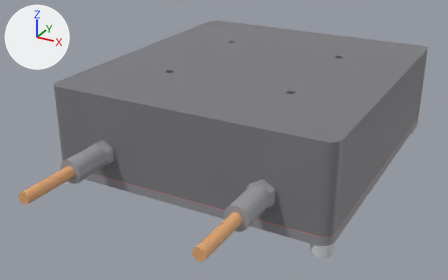
A saved change to the glTF model models/v8.glb.
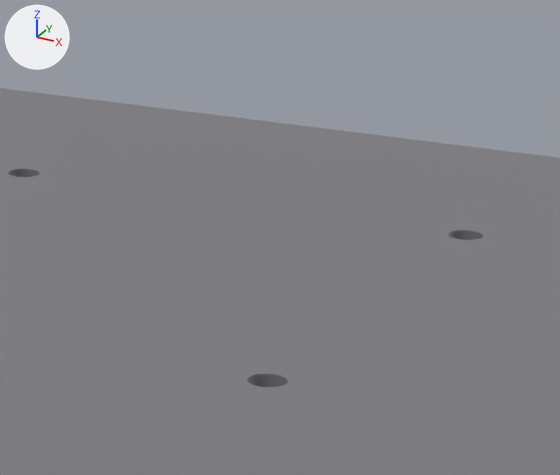
Old and new are each drawn whole from a camera (50 mm lens) standing at (98.9, -206.3, 85.1) and looking at (-5.9, -15.8, -10.1) and again close up on the part from 50% to 81% of the width and 0% to 41% of the height. Arrows for +X, +Y and +Z are at upper left; the lights stay in place. The first two pictures are the older version. Vertices at exactly the same position are counted once.

Objects in the first close-up: 'p000'.
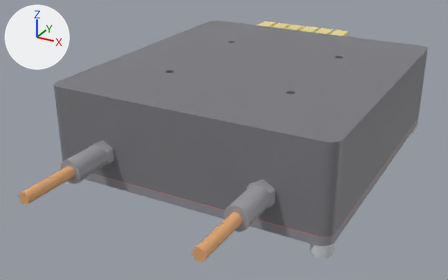
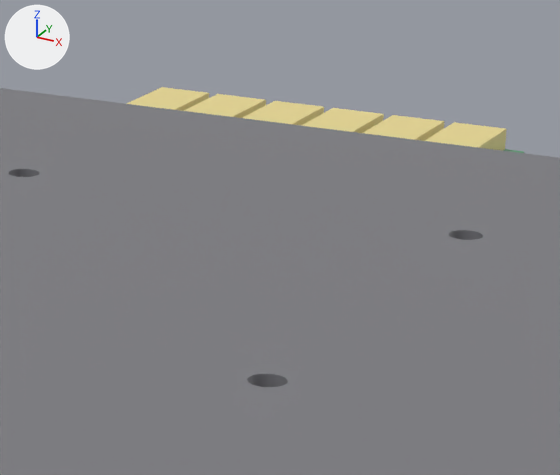
Location of each change, [x1, y1, x2, y2] in pixels of the close-ups (560 x 475 px):
'p007', reshaped (not visible before)
    after: [425, 122, 507, 151]
'p006', reshaped (not visible before)
    after: [363, 115, 445, 141]
'p005', reshaped (not visible before)
    after: [301, 108, 384, 133]
'p004', reshaped (not visible before)
    after: [242, 101, 324, 125]
'p003', reshaped (not visible before)
    after: [184, 94, 266, 118]
'p002', reshaped (not visible before)
    after: [126, 87, 209, 111]

Diff of the bpy script that builds the scene:
```diff
--- a/models/v8.glb.py
+++ b/models/v8.glb.py
@@ me_p002 @@
 # used by ob_p002; location = (0.0, 0.0, 0.0)
-me_p002.from_pydata(...)  # 2333 vertices, 4690 faces; spans x -15.4..15.4, y -15.4..15.4, z 0.1..10.0
+me_p002.from_pydata(...)  # 16 vertices, 24 faces; spans x -33.2..-26.8, y 64.3..77.0, z 7.6..14.0
+# me_p002 part 1: 16 vertices added at x -33.2..-26.8, y 64.3..77.0, z 7.6..14.0
+# other edits to the shape of me_p002 do not show in these pictures
 me_p002.materials.append(mat_defaultmaterial_002)
@@ me_p003 @@
 # used by ob_p003; location = (0.0, 0.0, 0.0)
-me_p003.from_pydata(...)  # 8 vertices, 12 faces; spans x -12.5..12.5, y -12.5..12.5, z 0.5..0.8
+me_p003.from_pydata(...)  # 16 vertices, 24 faces; spans x -25.7..-19.3, y 64.3..77.0, z 7.6..14.0
+# me_p003 part 2: 16 vertices added at x -25.7..-19.3, y 64.3..77.0, z 7.6..14.0
+# other edits to the shape of me_p003 do not show in these pictures
 me_p003.materials.append(mat_defaultmaterial_003)
@@ me_p004 @@
 # used by ob_p004; location = (0.0, 0.0, 0.0)
-me_p004.from_pydata(...)  # 102 vertices, 200 faces; spans x 5.65..7.25, y -7.25..-5.65, z 0.48..0.5
+me_p004.from_pydata(...)  # 16 vertices, 24 faces; spans x -18.17..-11.82, y 64.3..77.0, z 7.6..14.0
+# me_p004 part 3: 16 vertices added at x -18.17..-11.82, y 64.3..77.0, z 7.6..14.0
+# other edits to the shape of me_p004 do not show in these pictures
 me_p004.materials.append(mat_defaultmaterial_004)
@@ me_p005 @@
 # used by ob_p005; location = (0.0, 0.0, 0.0)
-me_p005.from_pydata(...)  # 102 vertices, 200 faces; spans x 5.65..7.25, y 5.65..7.25, z 0.48..0.5
+me_p005.from_pydata(...)  # 16 vertices, 24 faces; spans x -10.68..-4.32, y 64.3..77.0, z 7.6..14.0
+# me_p005 part 4: 16 vertices added at x -10.68..-4.32, y 64.3..77.0, z 7.6..14.0
+# other edits to the shape of me_p005 do not show in these pictures
 me_p005.materials.append(mat_defaultmaterial_005)
@@ me_p006 @@
 # used by ob_p006; location = (0.0, 0.0, 0.0)
-me_p006.from_pydata(...)  # 102 vertices, 200 faces; spans x -7.25..-5.65, y -7.25..-5.65, z 0.48..0.5
+me_p006.from_pydata(...)  # 16 vertices, 24 faces; spans x -3.17..3.17, y 64.3..77.0, z 7.6..14.0
+# me_p006 part 5: 16 vertices added at x -3.17..3.17, y 64.3..77.0, z 7.6..14.0
+# other edits to the shape of me_p006 do not show in these pictures
 me_p006.materials.append(mat_defaultmaterial_006)
@@ me_p007 @@
 # used by ob_p007; location = (0.0, 0.0, 0.0)
-me_p007.from_pydata(...)  # 102 vertices, 200 faces; spans x -7.25..-5.65, y 5.65..7.25, z 0.48..0.5
+me_p007.from_pydata(...)  # 16 vertices, 24 faces; spans x 4.32..10.68, y 64.3..77.0, z 7.6..14.0
+# me_p007 part 6: 16 vertices added at x 4.32..10.68, y 64.3..77.0, z 7.6..14.0
+# other edits to the shape of me_p007 do not show in these pictures
 me_p007.materials.append(mat_defaultmaterial_007)
```
